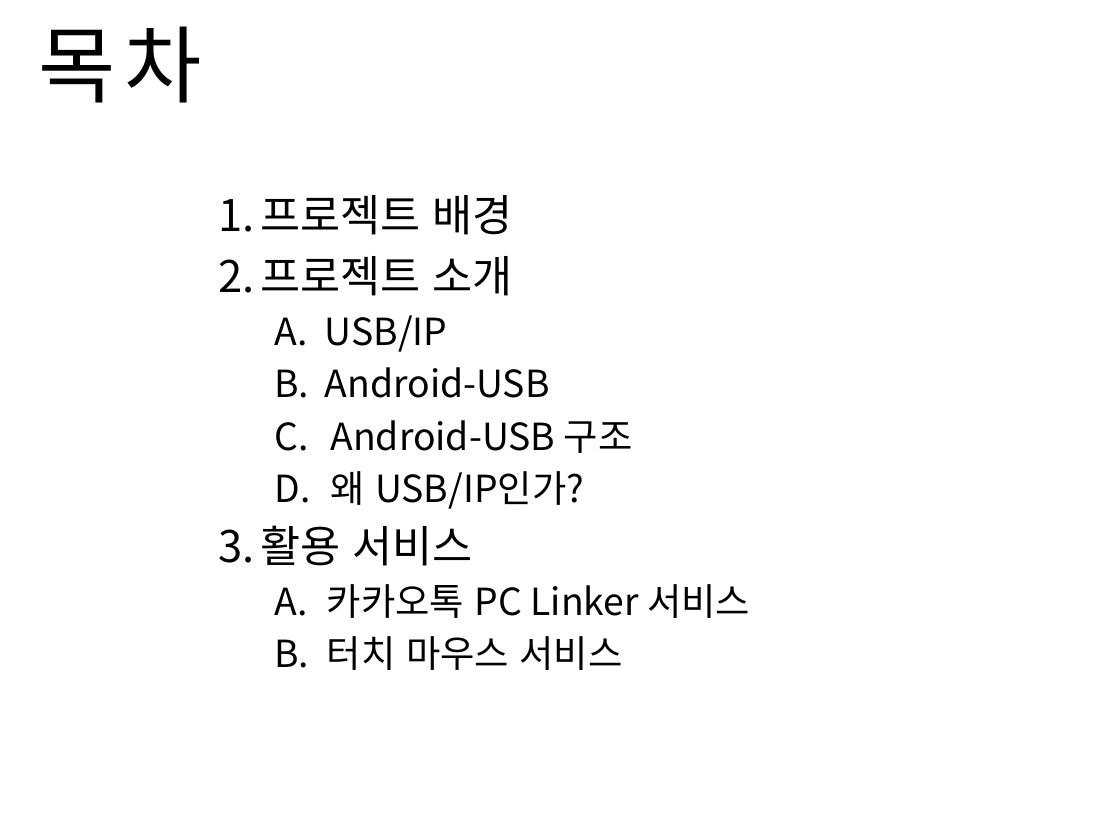
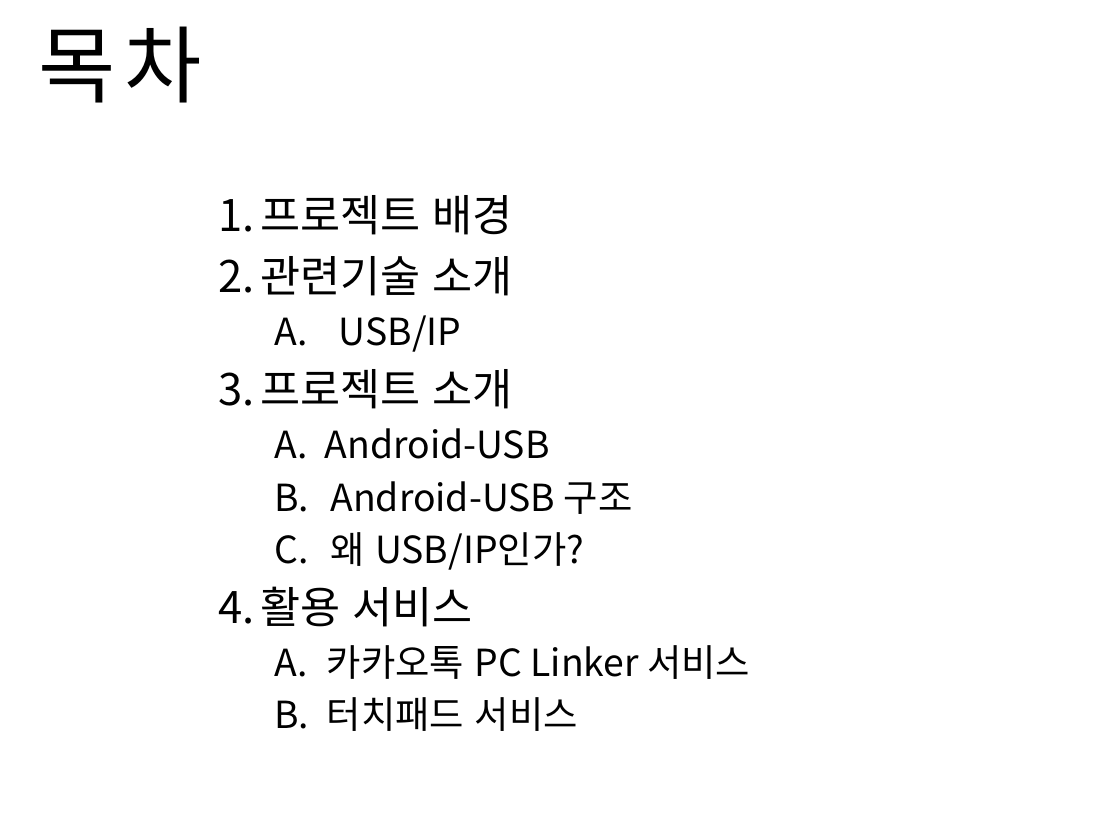
Before and after one commit to Sanghyun-Lee/Android-USB, a slide deck: slide 2 of Documents/presentation doc/mid_presentation.pptx. Drawn at 1120x840 pixels with LibreOffice and Linux fonts; fonts in the diff are those of the drawing; background and template pictures are left out. Boxes give left, top, right and bottom in pixels: in the first picture for what was removed or moved away, otherwise in the second. Text is boxed around its words. In the diff, an @@ line names an element or a change of style, - is before the commit and + after.

```diff
--- a/Documents/presentation doc/mid_presentation.pptx
+++ b/Documents/presentation doc/mid_presentation.pptx
@@ text at (260, 256, 513, 352): paragraphs added @@
+2. 관련기술 소개
+  A. USB/IP
@@ text at (325, 315, 448, 352): paragraph removed @@
-  A. USB/IP
@@ text at (327, 697, 578, 731): text changed @@
-  B. 터치 마우스 서비스
+  B. 터치패드 서비스
```
Also in this commit, not shown: 8 other slides changed.
